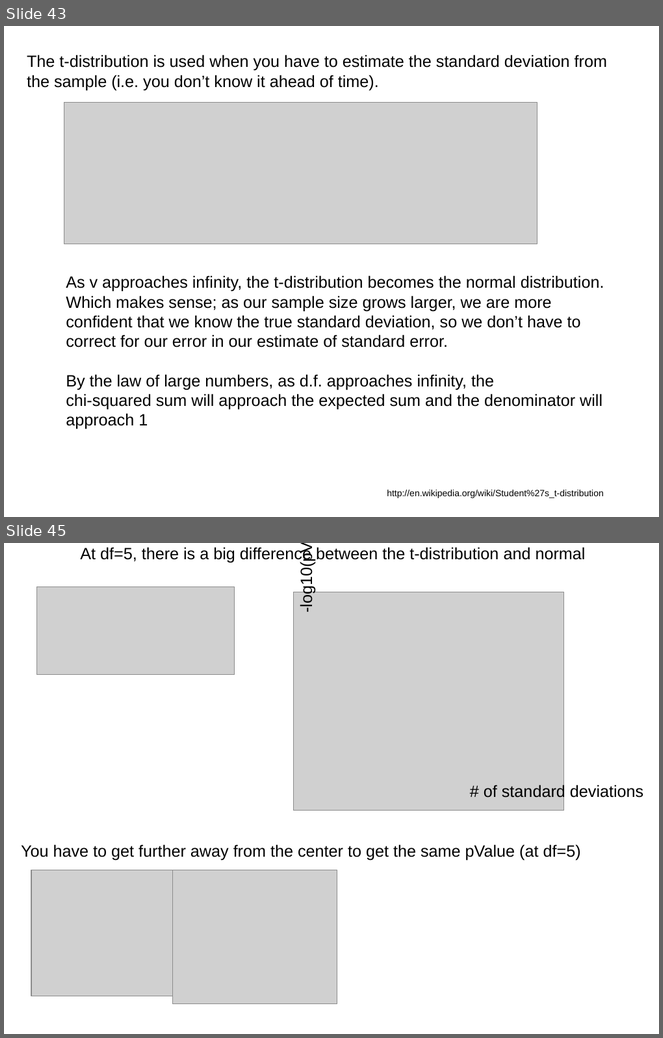
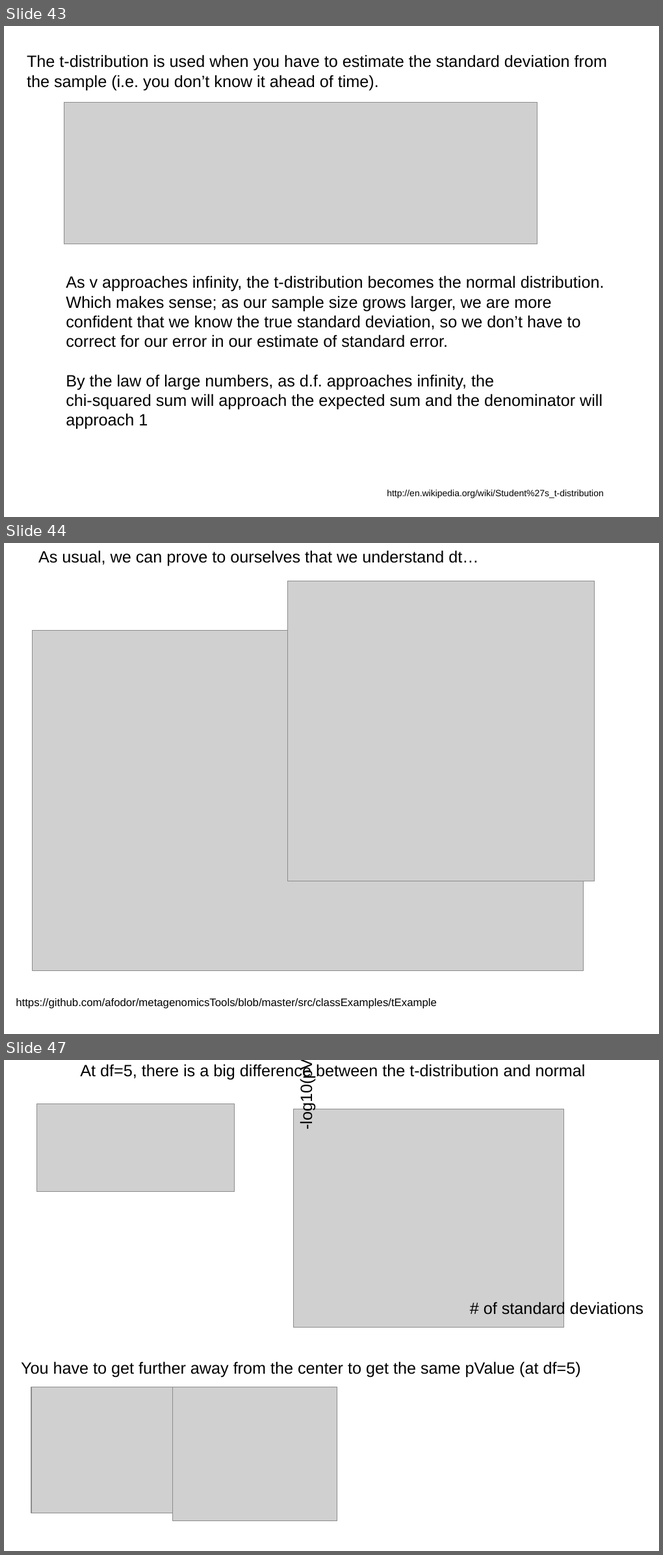
Before and after one commit to afodor/afodor.github.io, a slide deck: classes/stats2016/Lecture13.ppt. Shown one above the other, each under a label of ours: slides 43 and 45 before the commit, slides 43, 44 and 47 after it; the slides between them are not shown. The pictures are 663x1038 and 663x1555 pixels, drawn with LibreOffice and Linux fonts; fonts in the diff are those of the drawing; grey boxes stand for pictures. Boxes give left, top, right and bottom in pixels: in the first picture for what was removed or moved away, otherwise in the second. Text is boxed around its words. In the diff, an @@ line names an element or a change of style, - is before the commit and + after.

```diff
--- a/classes/stats2016/Lecture13.ppt
+++ b/classes/stats2016/Lecture13.ppt
@@ slide 44 added at box(4, 543, 659, 1034), background #FFFFFF @@
@@ text added at box(38, 550, 478, 566), 18 pt, text #000000 @@
+As usual, we can prove to ourselves that we understand dt…
@@ picture added at box(287, 581, 594, 881) @@
@@ picture added at box(32, 630, 584, 971) @@
@@ text added at box(16, 999, 437, 1009), 12 pt, text #000000 @@
+https://github.com/afodor/metagenomicsTools/blob/master/src/classExamples/tExample
@@ what was slide 45 is now slide 47 @@
```
Also in this commit, not shown: 4 slides changed, 1 other slide added, 1 other file.
